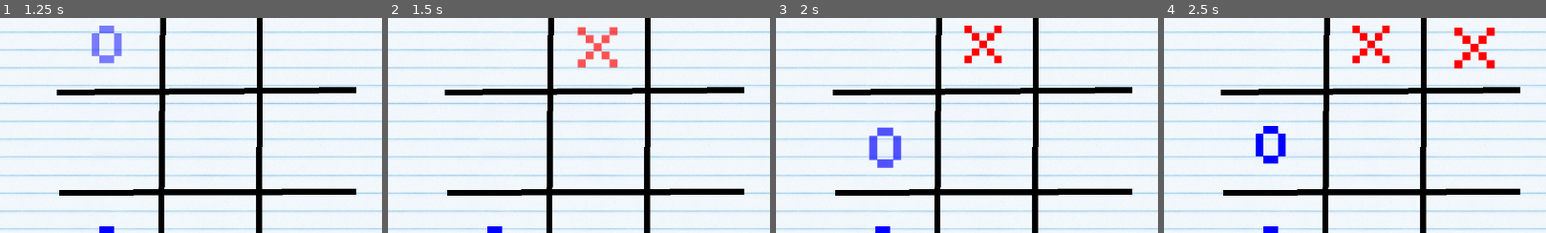
Above: before the commit, frames 1-4 (left to right).
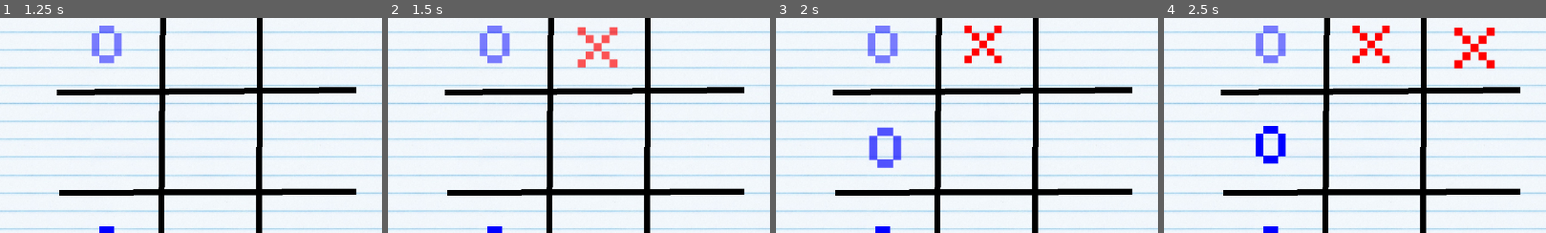
Above: after the commit, the same moments.

Repository: Neo-Ciber94/godot_tic_tac_toe
Game: Godot game, scene res://core/local_game.tscn
Two runs of this game, one before a commit and one after it. Both use one fixed random seed, a clock stepped at 60 frames per second and the inputs below. This scene is started directly instead of the project's main scene.
Inputs (mouse positions are % of the whole screen's width and height, from its top left):
- Up to frame 1 (1.25 s): move the mouse to (37, 27) at 0.52 s; click (37, 27) at 0.67 s
- Up to frame 2 (1.5 s): move the mouse to (50, 27) at 1.27 s; click (50, 27) at 1.42 s
- Up to frame 3 (2 s): no input
- Up to frame 4 (2.5 s): move the mouse to (63, 27) at 2.02 s; click (63, 27) at 2.17 s
The pictures show only the part of the screen within x 23-73%, y 22-72%; the shares and areas given below are measured in that part.

Frame 1 is identical in both runs. In frame 2, 0.8% of the frame differs, in the area x 24-32%, y 3-22%; in frame 3, 0.8%; in frame 4, 0.8%.

Commit message:
Add my_player var

Diff:
--- a/core/local_game.gd
+++ b/core/local_game.gd
@@ -19,6 +19,7 @@
 
 var _players : Dictionary[String, Player] = {}
 var _game_match: Match;
+var _my_player: String;
 
 func _ready():
 	_game_over_message.hide();
@@ -60,6 +61,7 @@
 
 	_game_match.on_player_move.connect(_on_player_move)
 	_game_match.on_game_over.connect(_on_game_over)
+	_my_player = _game_match.get_current_player();
 
 	await _board.show_board(true)
 
@@ -99,9 +101,32 @@
 	if _game_match.has_value(index):
 		return;
 
+	if _my_player != _game_match.get_current_player():
+		return;
+
 	if is_over:
 		var current_player = _game_match.get_current_player();
 		var color = PLAYER_DEFAULTS[current_player];
 		slot.set_value(current_player, Color(color, 0.5), false)
 	else:
 		slot.set_value(Match.EMPTY, Color.TRANSPARENT, false)
+
+func _on_game_Start(players: Dictionary[String, Player], current_player: String):
+	match mode:
+		# on pvp any player its the current player
+		LocalGameMode.LOCAL:
+			_my_player = current_player;
+
+		# on pvc the human player its the current player
+		LocalGameMode.CPU:
+			for player_value in _players:
+				var player = _players.get(player_value);
+
+				if player is HumanPlayer:
+					_my_player = player_value;
+					return;
+
+
+func _on_switch_player(player: Player, value: String):
+	if player is HumanPlayer:
+		_my_player = value;
--- a/core/match.gd
+++ b/core/match.gd
@@ -10,6 +10,8 @@
 
 signal on_player_move(player: Player, value: String, index: int);
 signal on_game_over(winner: Winner);
+signal on_game_start(players: Dictionary[String, Player], current_player: String);
+signal on_switch_turns(player: Player, value: String);
 signal on_waiting();
 
 func _ready():
@@ -35,6 +37,8 @@
 
 func start_match() -> void:
 	assert(_players.size() == 2, "expected 2 players to start the match");
+
+	on_game_start.emit(_players, _current_player);
 
 	while(true):
 		var player = _players[_current_player];
@@ -94,6 +98,7 @@
 
 func _switch_players() -> void:
 	_current_player = _get_opponent(_current_player);
+	on_switch_turns.emit(_players[_current_player], _current_player)
 
 func _get_opponent(value: String) -> String:
 	assert(_players.has(value));
